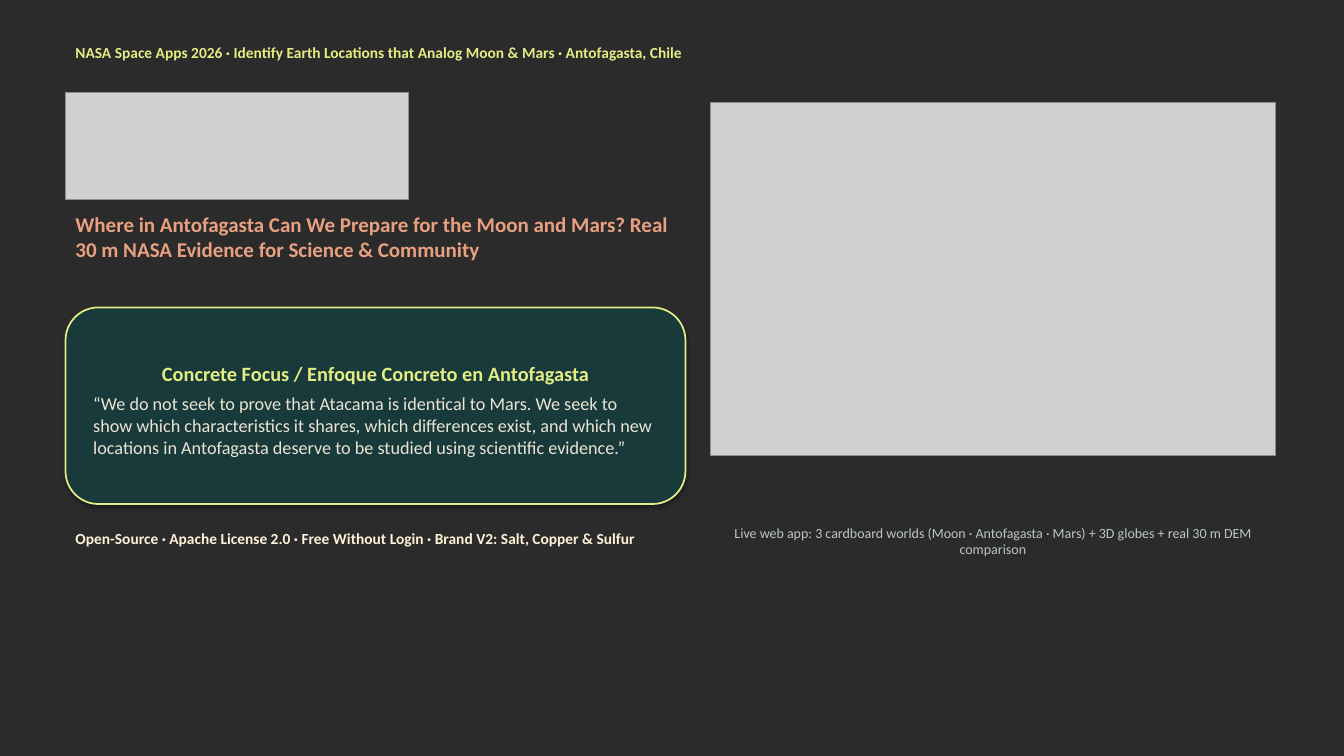
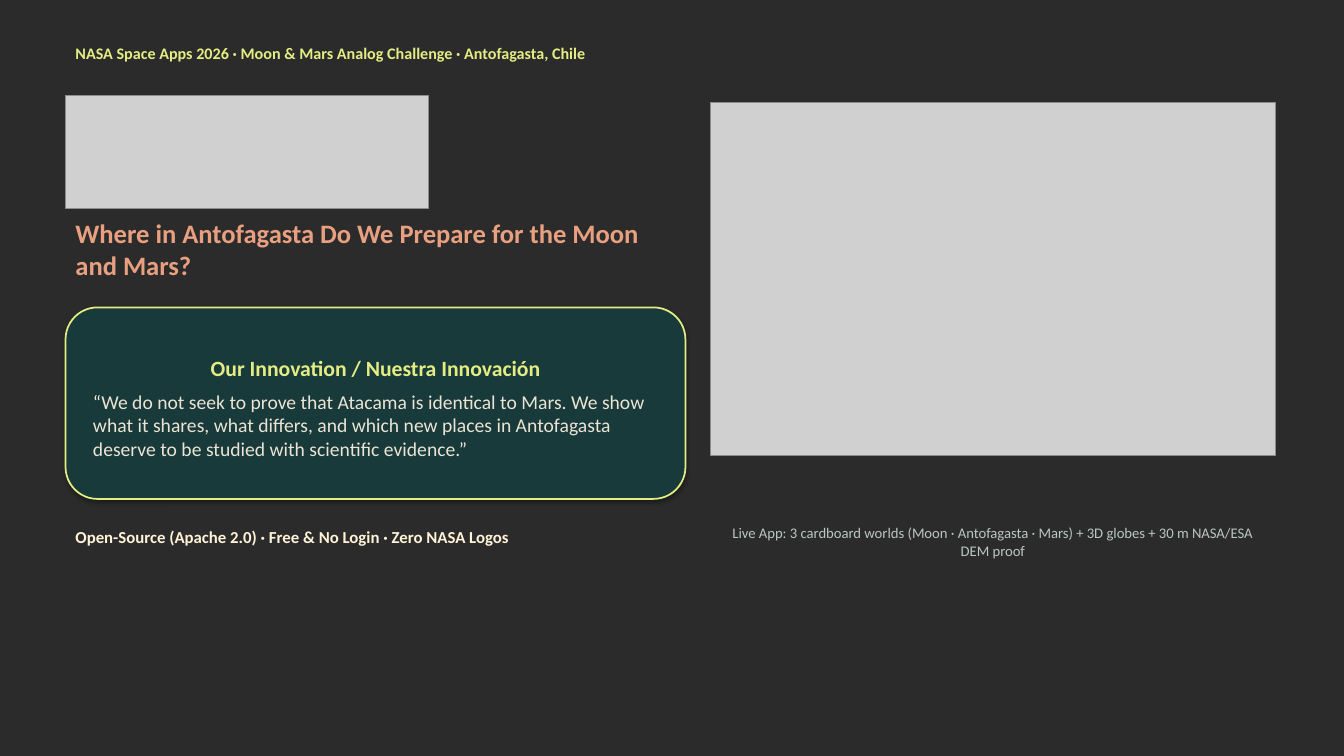
Before and after one commit to AnGeMoNs/Ckepi, a slide deck: slide 1 of docs/nehe/ckepi-pitch-en.pptx. Drawn at 1344x756 pixels with LibreOffice and Linux fonts; fonts in the diff are those of the drawing; grey boxes stand for pictures; background and template pictures are left out; a plain dark background stands for a picture behind light text. Boxes give left, top, right and bottom in pixels: in the first picture for what was removed or moved away, otherwise in the second. Text is boxed around its words. In the diff, an @@ line names an element or a change of style, - is before the commit and + after.

```diff
--- a/docs/nehe/ckepi-pitch-en.pptx
+++ b/docs/nehe/ckepi-pitch-en.pptx
@@ text at [75, 47, 585, 62]: text changed; size 11 to 11.5 pt @@
-NASA Space Apps 2026 · Identify Earth Locations that Analog Moon & Mars · Antofagasta, Chile
+NASA Space Apps 2026 · Moon & Mars Analog Challenge · Antofagasta, Chile
@@ picture: place and size @@
-picture at [66, 93, 408, 200]
+picture at [66, 96, 429, 209]
@@ text at [75, 224, 638, 275]: text changed; size 15 to 19 pt @@
-Where in Antofagasta Can We Prepare for the Moon and Mars? Real 30 m NASA Evidence for Science & Community
+Where in Antofagasta Do We Prepare for the Moon and Mars?
@@ rounded rectangle "Our Innovation / Nuestra Innovación": place and size @@
-rounded rectangle "Our Innovation / Nuestra Innovación" at [66, 308, 686, 504]
+rounded rectangle "Our Innovation / Nuestra Innovación" at [66, 308, 686, 499]
@@ text in rounded rectangle at [93, 360, 644, 456]: text changed; size 13 to 14 pt @@
-Concrete Focus / Enfoque Concreto en Antofagasta
-“We do not seek to prove that Atacama is identical to Mars. We seek to show which characteristics it shares, which differences exist, and which new locations in Antofagasta deserve to be studied using scientific evidence.”
+Our Innovation / Nuestra Innovación
+“We do not seek to prove that Atacama is identical to Mars. We show what it shares, what differs, and which new places in Antofagasta deserve to be studied with scientific evidence.”
@@ text at [75, 530, 508, 546]: text changed; size 11 to 12 pt @@
-Open-Source · Apache License 2.0 · Free Without Login · Brand V2: Salt, Copper & Sulfur
+Open-Source (Apache 2.0) · Free & No Login · Zero NASA Logos
@@ text at [732, 527, 1253, 559]: text changed; size 10 to 10.5 pt @@
-Live web app: 3 cardboard worlds (Moon · Antofagasta · Mars) + 3D globes + real 30 m DEM comparison
+Live App: 3 cardboard worlds (Moon · Antofagasta · Mars) + 3D globes + 30 m NASA/ESA DEM proof
```
Also in this commit, not shown: 6 other slides changed, 15 other files.
